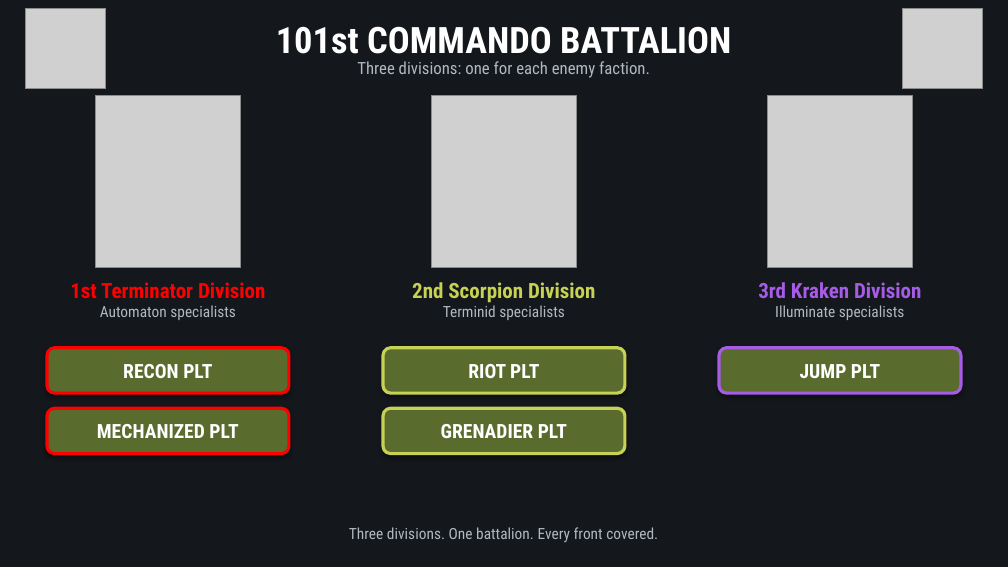
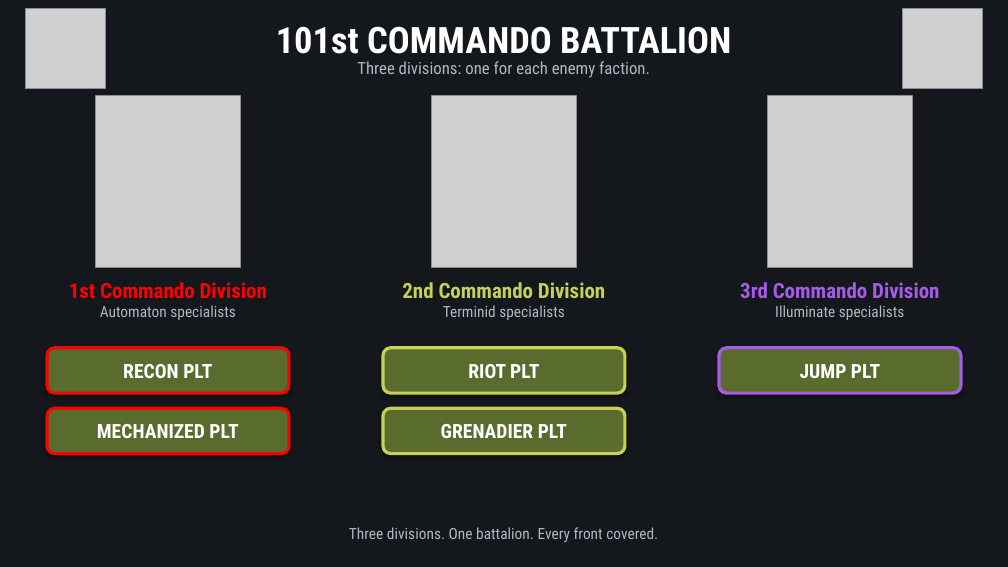
Before and after one commit to gillardcove06-prog/101st-arc, a slide deck: slide 1 of structure/101st-structure.pptx. Drawn at 1008x567 pixels with LibreOffice and Linux fonts; fonts in the diff are those of the drawing; grey boxes stand for pictures. Boxes give left, top, right and bottom in pixels: in the first picture for what was removed or moved away, otherwise in the second. Text is boxed around its words. In the diff, an @@ line names an element or a change of style, - is before the commit and + after.

Commit message:
Rename divisions to 1st/2nd/3rd Commando Division; re-render structure chart; latest deck and PDF

```diff
--- a/structure/101st-structure.pptx
+++ b/structure/101st-structure.pptx
@@ text at bbox=[69, 282, 267, 299]: text changed @@
-1st Terminator Division
+1st Commando Division
@@ text at bbox=[402, 282, 605, 298]: text changed @@
-2nd Scorpion Division
+2nd Commando Division
@@ text at bbox=[740, 282, 939, 298]: text changed @@
-3rd Kraken Division
+3rd Commando Division
```
Also in this commit, not shown: 8 other files.
